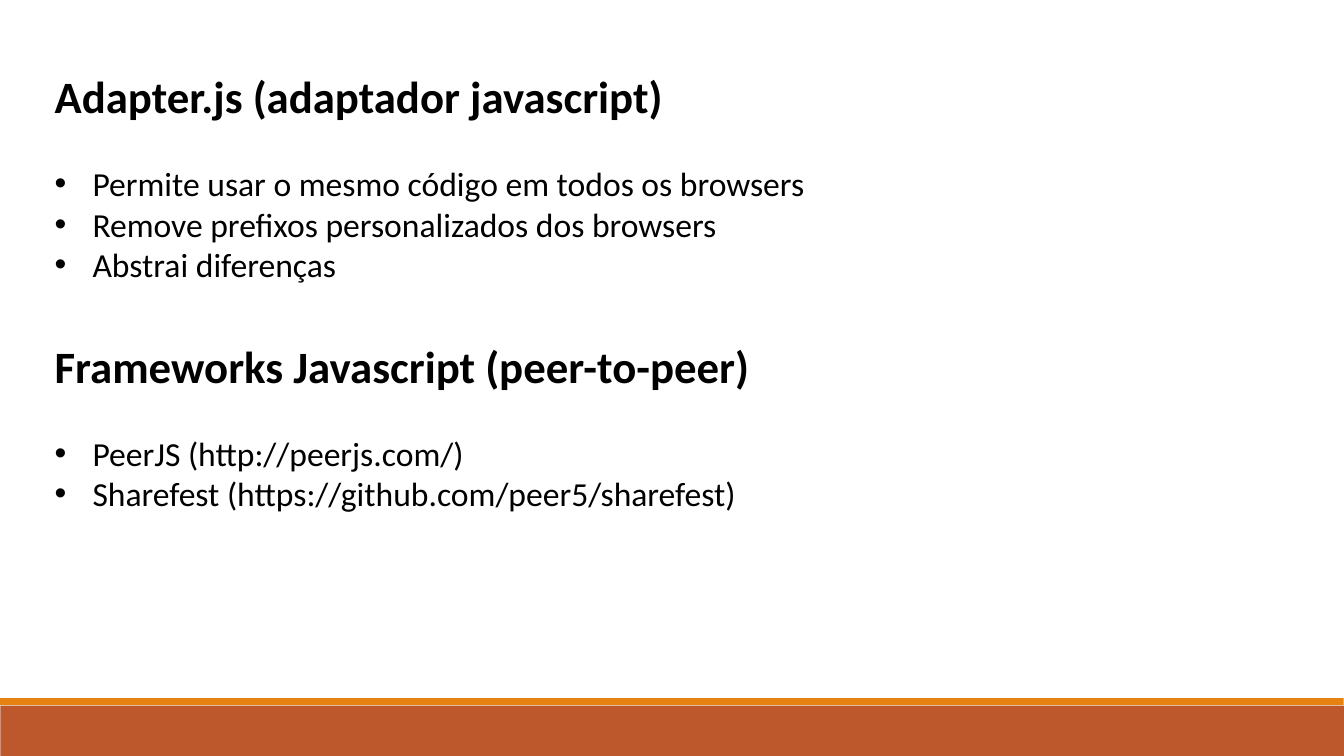
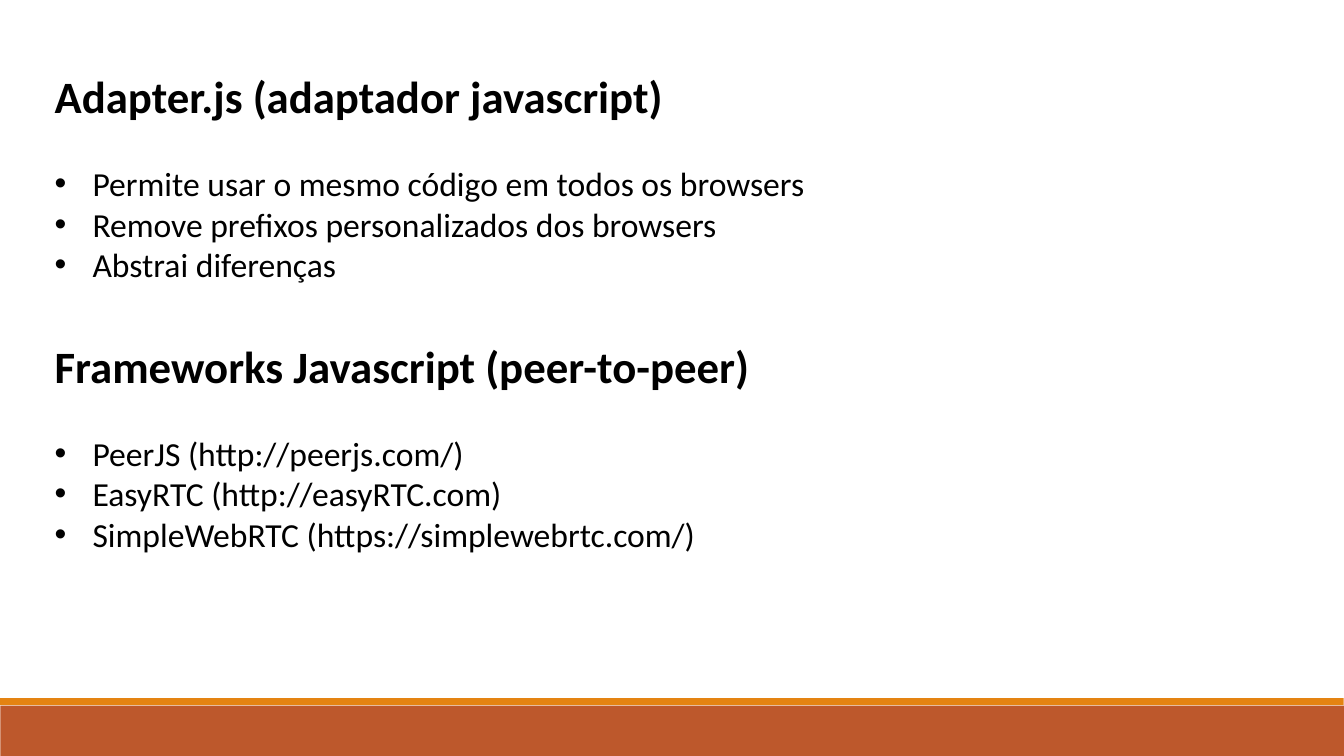
Before and after one commit to marcorlsrodrigues/pwc, a slide deck: slide 12 of WebRTC File Transfer - Marco Rodrigues.pptx (slide 9 before the commit). Drawn at 1344x756 pixels with LibreOffice and Linux fonts; fonts in the diff are those of the drawing. Boxes give left, top, right and bottom in pixels: in the first picture for what was removed or moved away, otherwise in the second. Text is boxed around its words. In the diff, an @@ line names an element or a change of style, - is before the commit and + after.

Commit message:
Final PPTX

```diff
--- a/WebRTC File Transfer - Marco Rodrigues.pptx
+++ b/WebRTC File Transfer - Marco Rodrigues.pptx
@@ text at (93,481,695,553): text changed @@
-• Sharefest (https://github.com/peer5/sharefest)
+• EasyRTC (http://easyRTC.com)
+• SimpleWebRTC (https://simplewebrtc.com/)
```
Also in this commit, not shown: 3 other slides changed, 2 slides added, 2 other files.
